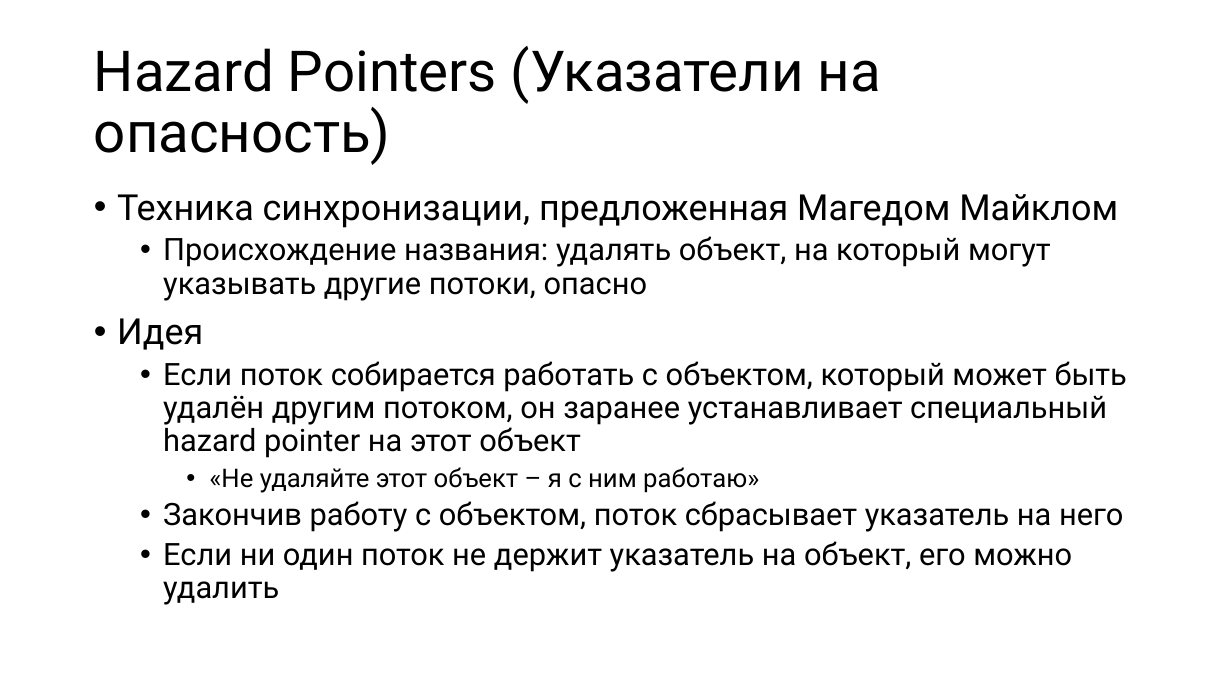
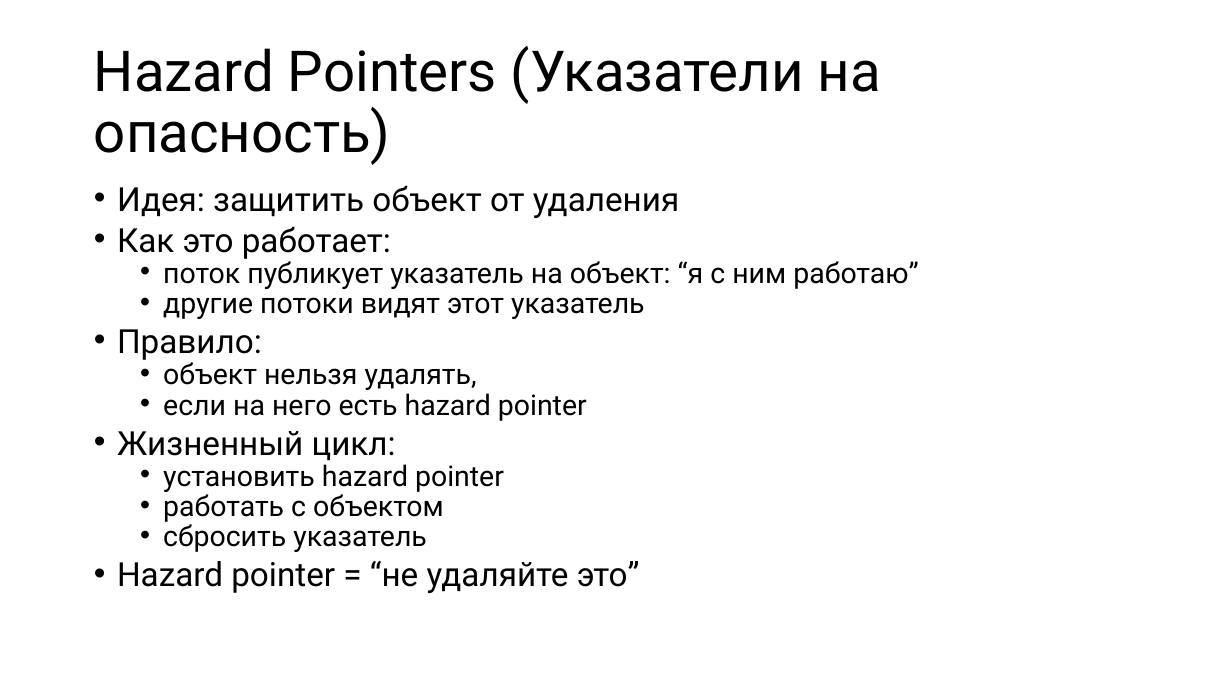
Before and after one commit to alexey-malov/pc, a slide deck: slide 34 of lectures/11/Lock-free алгоритмы и структуры данных.pptx (slide 24 before the commit). Drawn at 1232x693 pixels with LibreOffice and Linux fonts; fonts in the diff are those of the drawing. Boxes give left, top, right and bottom in pixels: in the first picture for what was removed or moved away, otherwise in the second. Text is boxed around its words. In the diff, an @@ line names an element or a change of style, - is before the commit and + after.

```diff
--- a/lectures/11/Lock-free алгоритмы и структуры данных.pptx
+++ b/lectures/11/Lock-free алгоритмы и структуры данных.pptx
@@ text at <box>117,185,918,593</box>: text changed; size 24 to 22.2 pt @@
-• Техника синхронизации, предложенная Магедом Майклом
-  • Происхождение названия: удалять объект, на который могут указывать другие потоки, опасно
-• Идея
-  • Если поток собирается работать с объектом, который может быть удалён другим потоком, он заранее устанавливает специальный hazard pointer на этот объект
-    • «Не удаляйте этот объект – я с ним работаю»
-  • Закончив работу с объектом, поток сбрасывает указатель на него
-  • Если ни один поток не держит указатель на объект, его можно удалить
+• Идея: защитить объект от удаления
+• Как это работает:
+  • поток публикует указатель на объект: “я с ним работаю”
+  • другие потоки видят этот указатель
+• Правило:
+  • объект нельзя удалять,
+  • если на него есть hazard pointer
+• Жизненный цикл:
+  • установить hazard pointer
+  • работать с объектом
+  • сбросить указатель
+• Hazard pointer = “не удаляйте это”
```
Also in this commit, not shown: 16 other slides changed, 11 slides added, 1 slide removed, 8 other files.
